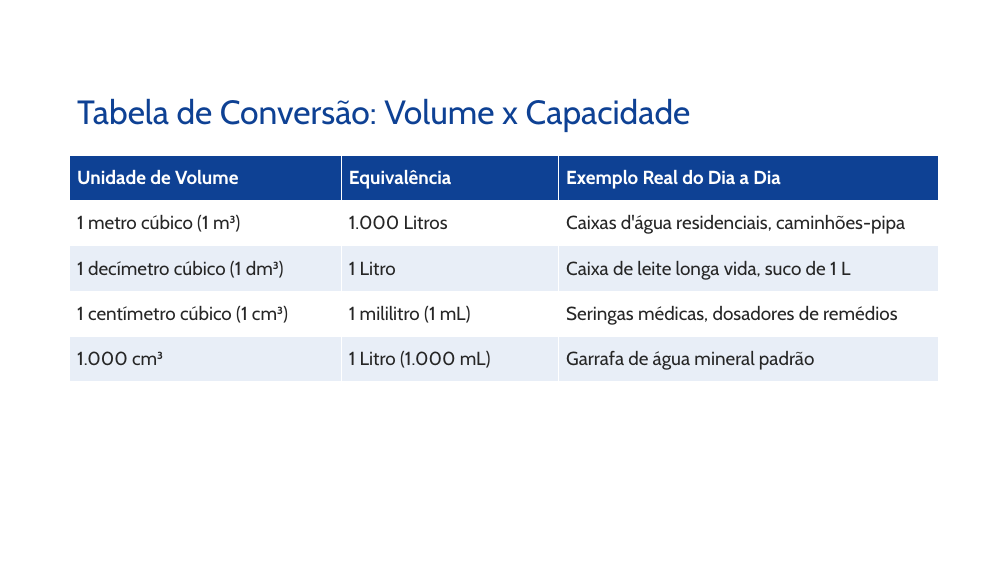
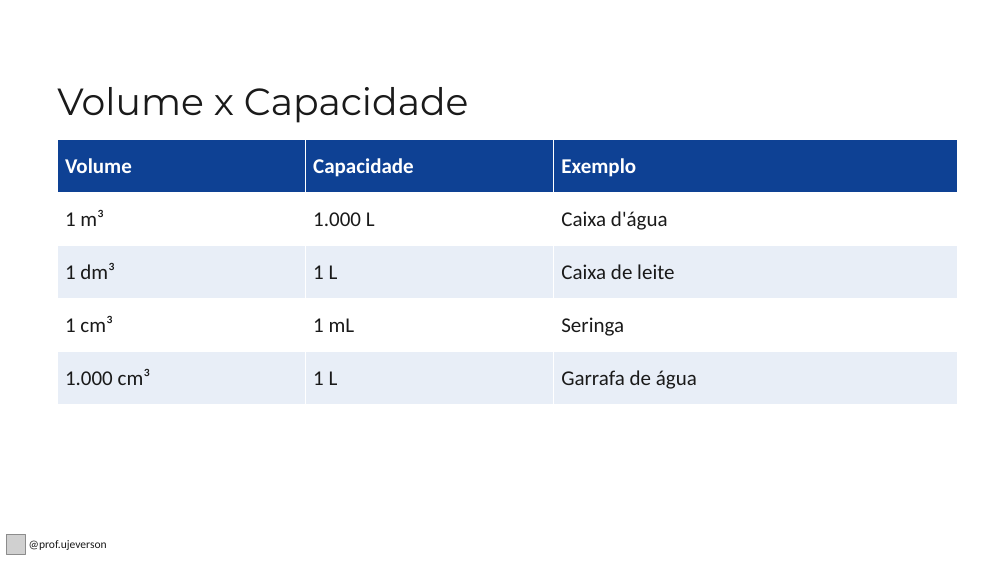
Before and after one commit to Ujeverson/uaippt, a slide deck: slide 23 of Prismas_Area_e_Volume_9Ano.pptx. Drawn at 1008x567 pixels with LibreOffice and Linux fonts; fonts in the diff are those of the drawing; grey boxes stand for pictures; background and template pictures are left out. Boxes give left, top, right and bottom in pixels: in the first picture for what was removed or moved away, otherwise in the second. Text is boxed around its words. In the diff, an @@ line names an element or a change of style, - is before the commit and + after.

```diff
--- a/Prismas_Area_e_Volume_9Ano.pptx
+++ b/Prismas_Area_e_Volume_9Ano.pptx
@@ title at bbox=[57, 87, 469, 123]: text changed; size 32 to 36 pt; font Cabin to Montserrat; text colour #0E4194 to #1A1A1A @@
-Tabela de Conversão: Volume x Capacidade
+Volume x Capacidade
@@ table at bbox=[57, 140, 957, 405] @@
-row 1: Unidade de Volume | Equivalência | Exemplo Real do Dia a Dia
+row 1: Volume | Capacidade | Exemplo
-row 2: 1 metro cúbico (1 m³) | 1.000 Litros | Caixas d'água residenciais, caminhões-pipa
+row 2: 1 m³ | 1.000 L | Caixa d'água
-row 3: 1 decímetro cúbico (1 dm³) | 1 Litro | Caixa de leite longa vida, suco de 1 L
+row 3: 1 dm³ | 1 L | Caixa de leite
-row 4: 1 centímetro cúbico (1 cm³) | 1 mililitro (1 mL) | Seringas médicas, dosadores de remédios
+row 4: 1 cm³ | 1 mL | Seringa
-row 5, column 2: 1 Litro (1.000 mL)
+row 5, column 2: 1 L
-row 5, column 3: Garrafa de água mineral padrão
+row 5, column 3: Garrafa de água
@@ size 18 to 20 pt, font Cabin to Calibri, text colour #262626 to #1A1A1A in "1.000 cm³" @@
@@ table: place and size @@
-table at bbox=[70, 155, 939, 382]
+table at bbox=[57, 140, 957, 405]
@@ picture added at bbox=[6, 535, 26, 554] @@
@@ text added at bbox=[29, 540, 107, 550], 11 pt, text #1A1A1A @@
+@prof.ujeverson
```
Also in this commit, not shown: 30 other slides changed, 2 slides added, 2 slides removed, 10 other files.
